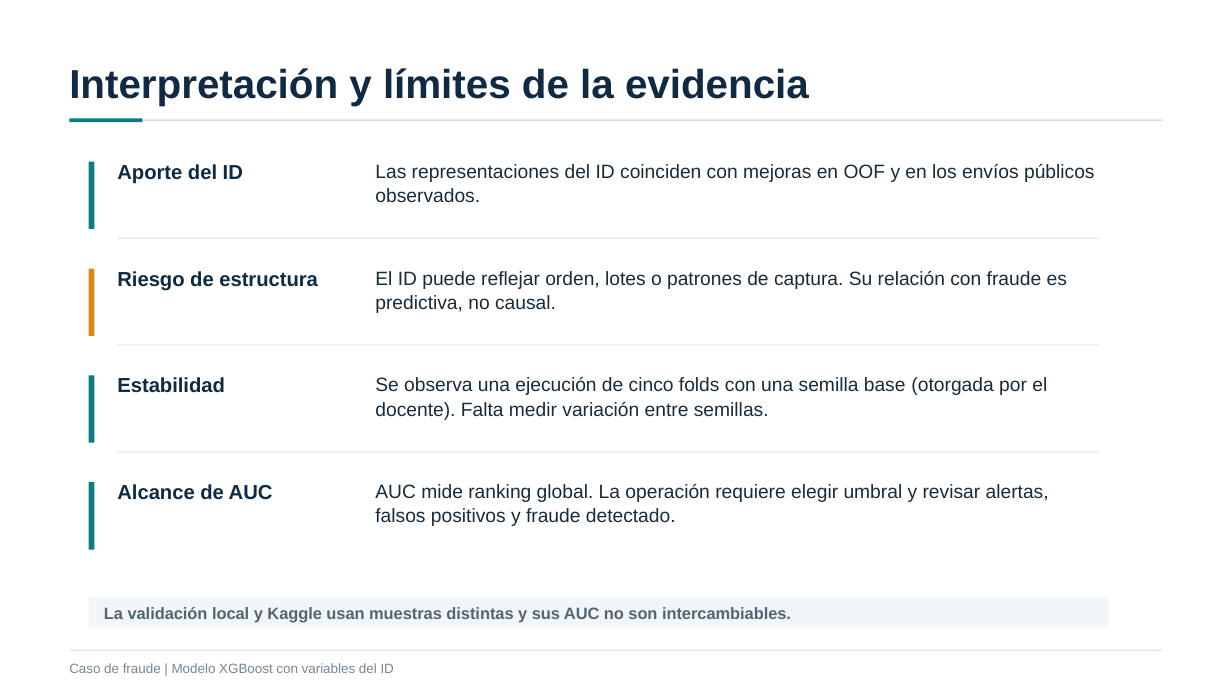
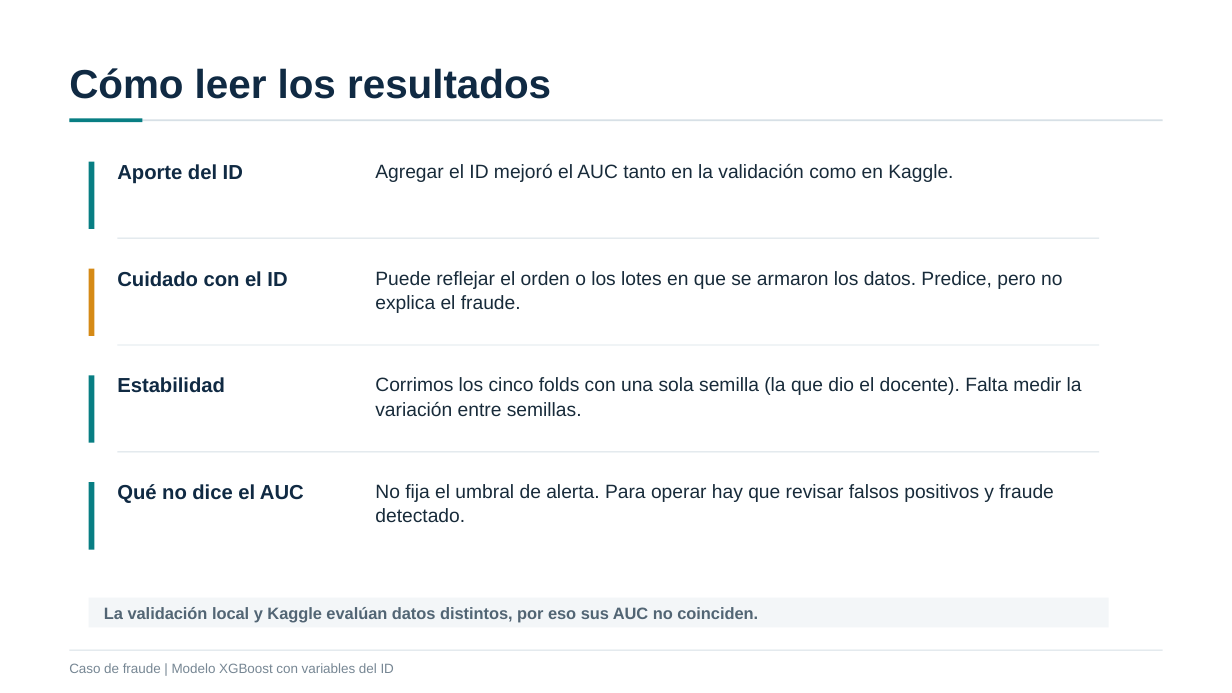
Before and after one commit to adrianfelipe812/deteccion-fraude-xgboost, a slide deck: slide 10 of presentacion/Analisis_Deteccion_Fraude_Entrega.pptx. Drawn at 1232x693 pixels with LibreOffice and Linux fonts; fonts in the diff are those of the drawing. Boxes give left, top, right and bottom in pixels: in the first picture for what was removed or moved away, otherwise in the second. Text is boxed around its words. In the diff, an @@ line names an element or a change of style, - is before the commit and + after.

```diff
--- a/presentacion/Analisis_Deteccion_Fraude_Entrega.pptx
+++ b/presentacion/Analisis_Deteccion_Fraude_Entrega.pptx
@@ text at <box>69,68,551,99</box>: text changed @@
-Interpretación y límites de la evidencia
+Cómo leer los resultados
@@ text at <box>375,164,953,182</box>: text changed @@
-Las representaciones del ID coinciden con mejoras en OOF y en los envíos públicos observados.
+Agregar el ID mejoró el AUC tanto en la validación como en Kaggle.
@@ text at <box>117,271,287,287</box>: text changed @@
-Riesgo de estructura
+Cuidado con el ID
@@ text at <box>375,271,1062,313</box>: text changed @@
-El ID puede reflejar orden, lotes o patrones de captura. Su relación con fraude es predictiva, no causal.
+Puede reflejar el orden o los lotes en que se armaron los datos. Predice, pero no explica el fraude.
@@ text at <box>375,377,1082,416</box>: text changed @@
-Se observa una ejecución de cinco folds con una semilla base (otorgada por el docente). Falta medir variación entre semillas.
+Corrimos los cinco folds con una sola semilla (la que dio el docente). Falta medir la variación entre semillas.
@@ text at <box>117,484,304,503</box>: text changed @@
-Alcance de AUC
+Qué no dice el AUC
@@ text at <box>375,484,1054,522</box>: text changed @@
-AUC mide ranking global. La operación requiere elegir umbral y revisar alertas, falsos positivos y fraude detectado.
+No fija el umbral de alerta. Para operar hay que revisar falsos positivos y fraude detectado.
@@ text at <box>104,607,758,623</box>: text changed @@
-La validación local y Kaggle usan muestras distintas y sus AUC no son intercambiables.
+La validación local y Kaggle evalúan datos distintos, por eso sus AUC no coinciden.
```
Also in this commit, not shown: 8 other slides changed.
